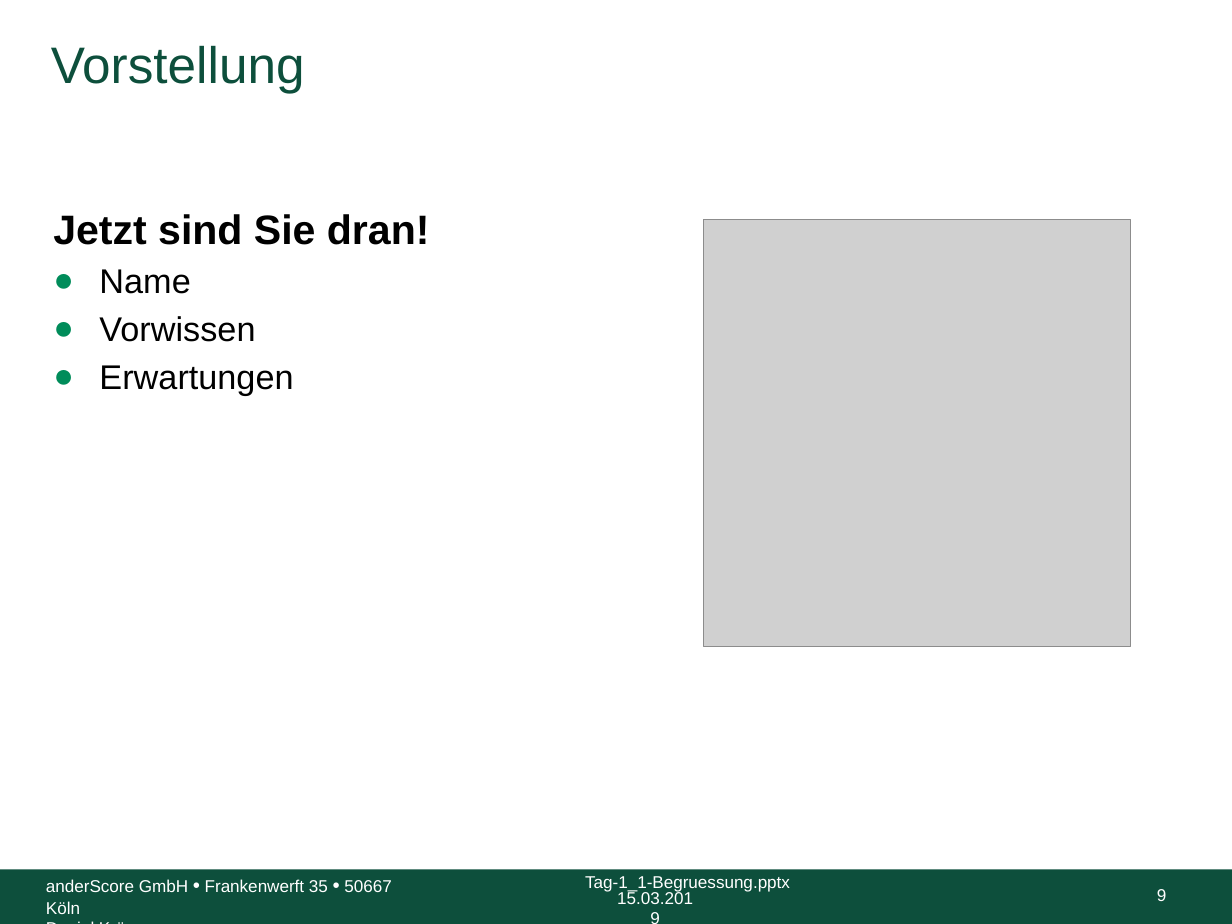
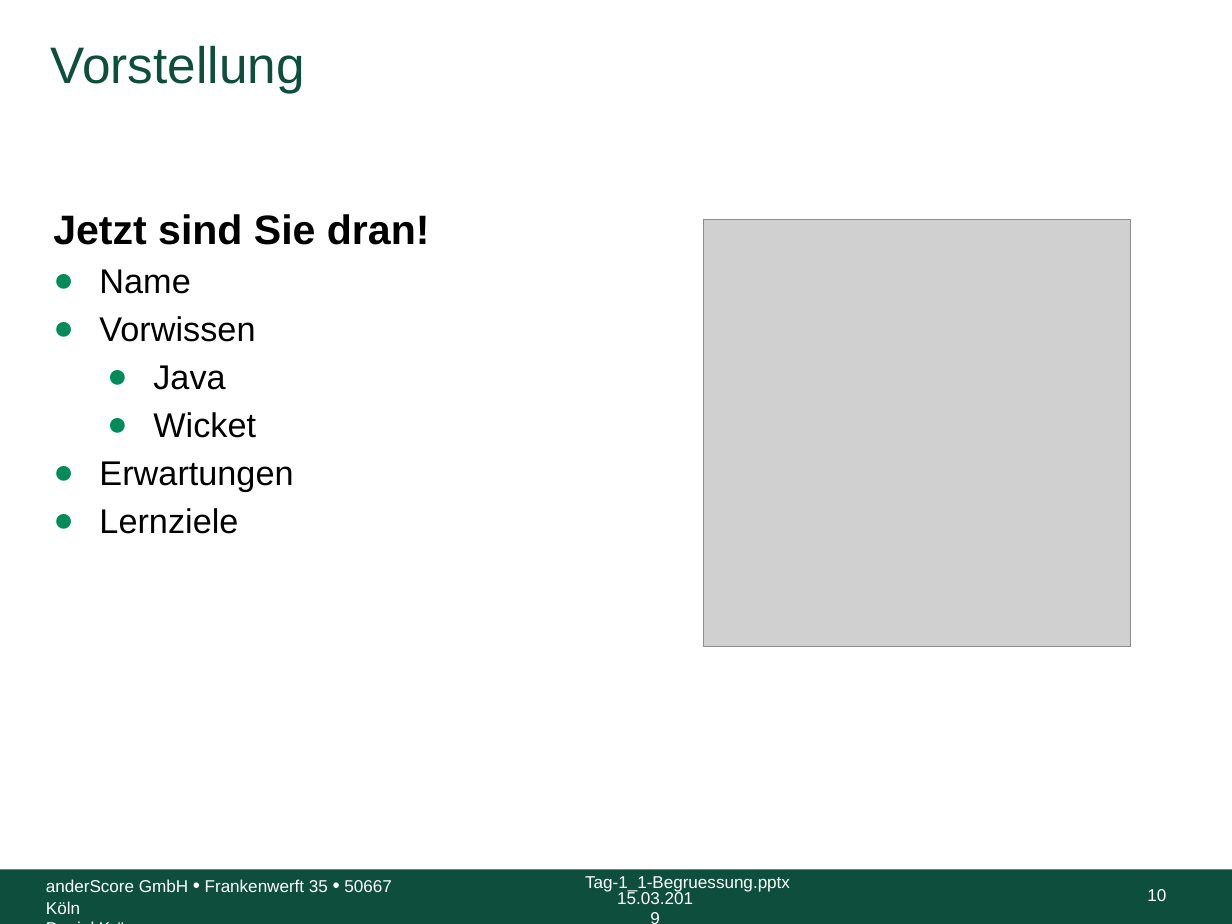
Before and after one commit to anderscore-gmbh/wicket-training, a slide deck: slide 10 of slides/Tag-1_1-Begruessung.pptx (slide 9 before the commit). Drawn at 1232x924 pixels with LibreOffice and Linux fonts; fonts in the diff are those of the drawing; grey boxes stand for pictures; background and template pictures are left out. Boxes give left, top, right and bottom in pixels: in the first picture for what was removed or moved away, otherwise in the second. Text is boxed around its words. In the diff, an @@ line names an element or a change of style, - is before the commit and + after.

```diff
--- a/slides/Tag-1_1-Begruessung.pptx
+++ b/slides/Tag-1_1-Begruessung.pptx
@@ text at (x1=153, y1=365, x2=256, y2=438): paragraphs added @@
+    ● Java
+    ● Wicket
@@ text at (x1=99, y1=508, x2=238, y2=534): paragraph added @@
+  ● Lernziele
@@ page number at (x1=1147, y1=889, x2=1166, y2=901): text changed @@
-9
+10
```
Also in this commit, not shown: 4 other slides changed, 1 slide added, 10 other files.
